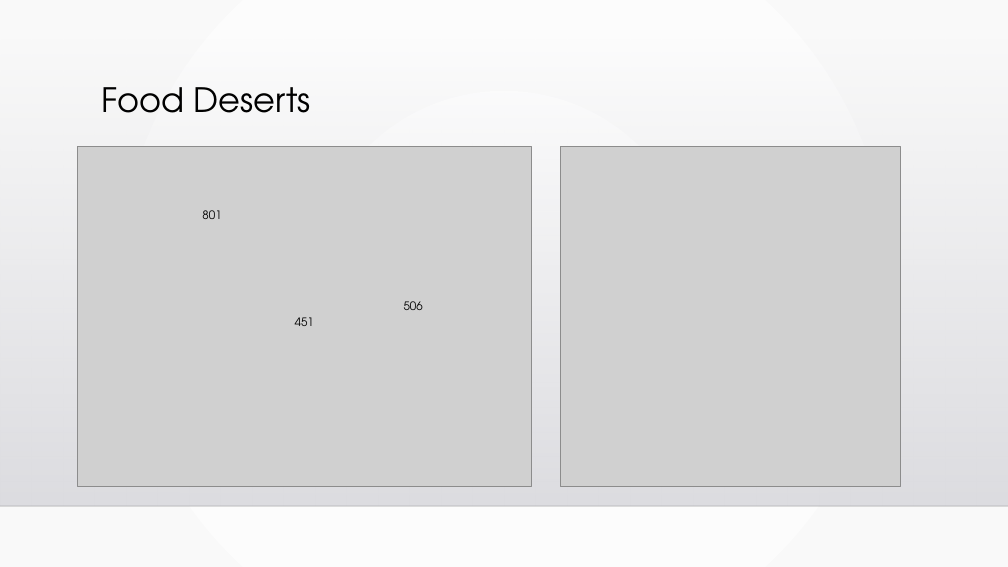
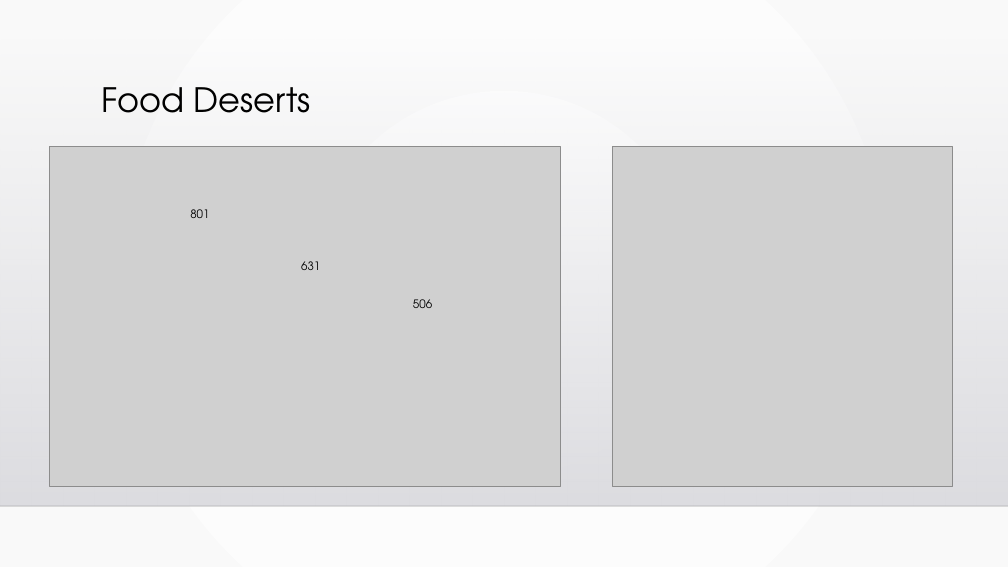
Before and after one commit to chell0011/MMA1, a slide deck: slide 10 of Chicago_Food_Deserts_Final.pptx. Drawn at 1008x567 pixels with LibreOffice and Linux fonts; fonts in the diff are those of the drawing; grey boxes stand for pictures; background and template pictures are left out. Boxes give left, top, right and bottom in pixels: in the first picture for what was removed or moved away, otherwise in the second. Text is boxed around its words. In the diff, an @@ line names an element or a change of style, - is before the commit and + after.

```diff
--- a/Chicago_Food_Deserts_Final.pptx
+++ b/Chicago_Food_Deserts_Final.pptx
@@ picture: place and size @@
-picture at box(78, 146, 532, 486)
+picture at box(49, 146, 560, 486)
@@ picture: place and size @@
-picture at box(560, 146, 901, 486)
+picture at box(613, 146, 953, 486)
@@ text "801": place and size @@
-text "801" at box(202, 210, 221, 219)
+text "801" at box(190, 209, 209, 218)
@@ text at box(301, 261, 320, 270): text changed @@
-451
+631
@@ text "506": place and size @@
-text "506" at box(404, 301, 423, 310)
+text "506" at box(413, 299, 432, 308)
```
Also in this commit, not shown: 13 other slides changed, 1 other file.
